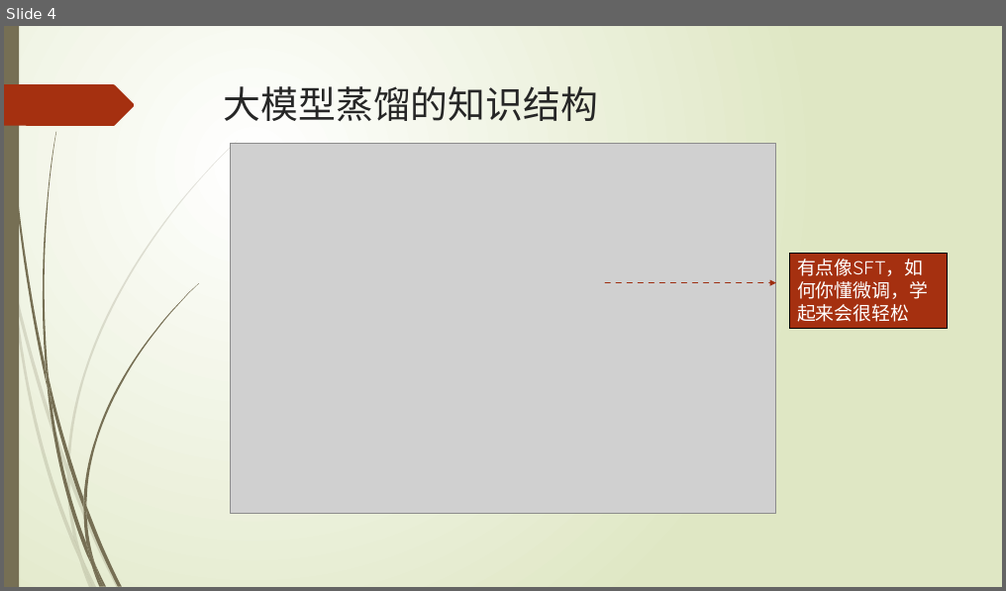
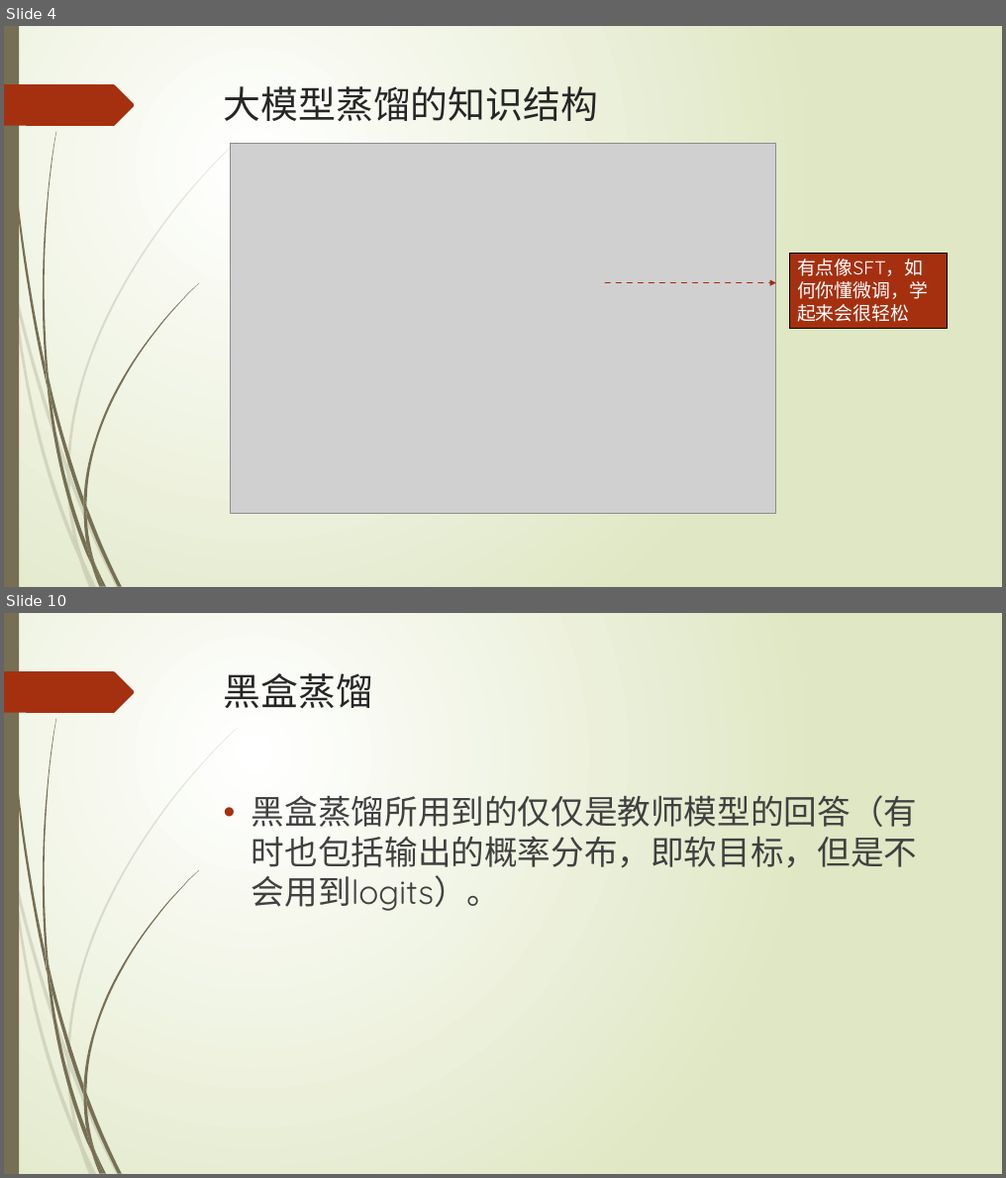
Before and after one commit to datawhalechina/llm-deploy, a slide deck: PPT/distillation.pptx. Shown one above the other, each under a label of ours: slide 4 before the commit, slides 4 and 10 after it; the slides between them are not shown. The pictures are 1006x591 and 1006x1178 pixels, drawn with LibreOffice and Linux fonts; fonts in the diff are those of the drawing; grey boxes stand for pictures. Boxes give left, top, right and bottom in pixels: in the first picture for what was removed or moved away, otherwise in the second. Text is boxed around its words. In the diff, an @@ line names an element or a change of style, - is before the commit and + after.

```diff
--- a/PPT/distillation.pptx
+++ b/PPT/distillation.pptx
@@ slide 10 added at (4, 613, 1002, 1174), background gradient #FFFFFF to #DFE8C4; not listed: 24 template elements that a slide beside it also shows @@
@@ title added at (224, 673, 373, 708), 36 pt, text #262626 @@
+黑盒蒸馏
@@ text added at (252, 790, 917, 911), 32 pt, text #404040 @@
+• 黑盒蒸馏所用到的仅仅是教师模型的回答（有时也包括输出的概率分布，即软目标，但是不会用到logits）。
```
Also in this commit, not shown: 1 slide changed, 9 other slides added, 1 other file.
